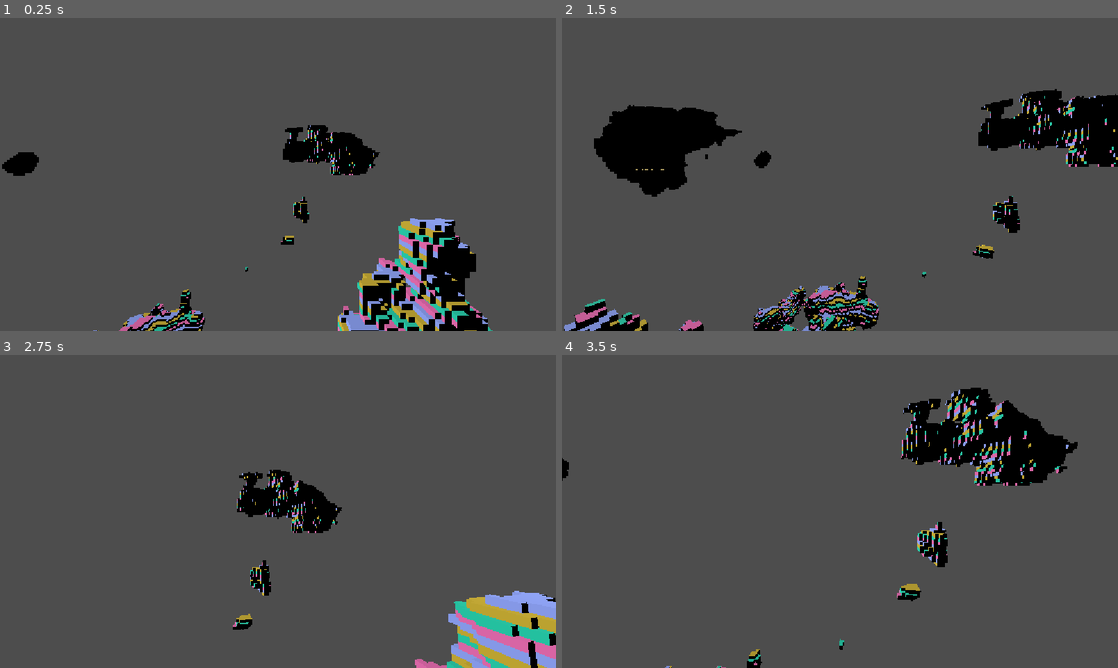
Above: before the commit, frames 1-4 (two rows, left to right).
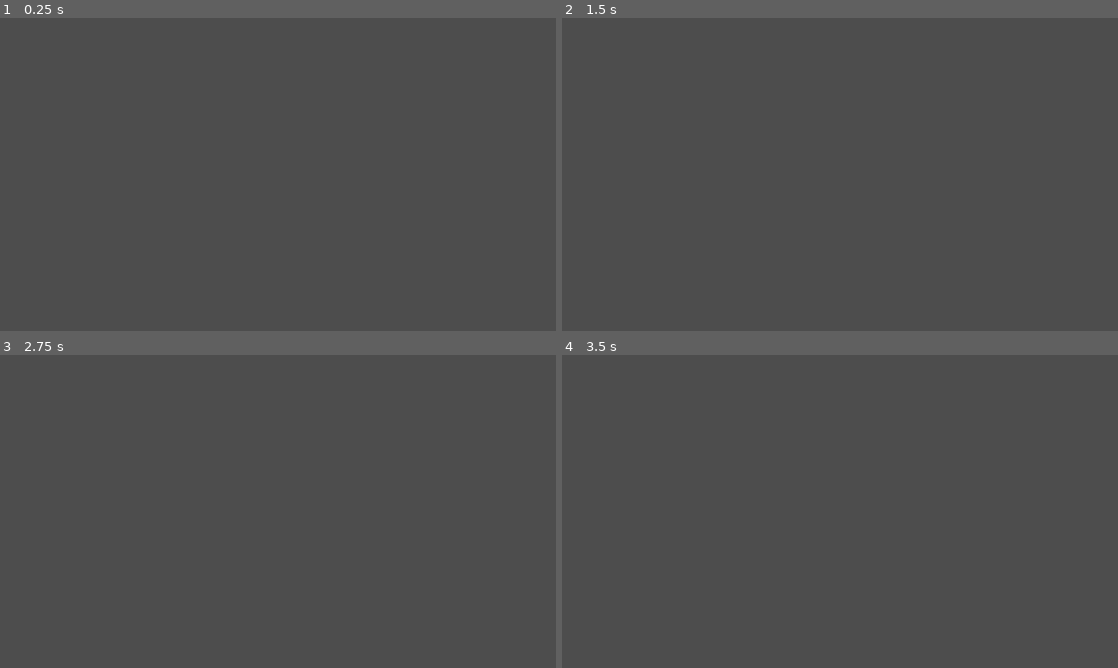
Above: after the commit, the same moments.

Repository: Joel-Paul/Game-like-Jam-10
Game: Godot game, scene res://scenes/world/world.tscn
Same seed, same stepped clock (60 frames per second), same inputs: the game is played once before the commit and once after it.
Inputs (mouse positions are in pixels of both pictures, inside the frame that each line leads up to):
- Up to frame 1 (0.25 s): no input
- Up to frame 2 (1.5 s): tap Enter (ui_accept) at 0.5, 0.77 s; move the mouse to (867, 174) at 0.52 s; hold Up (ui_up) from 0.53 s (still down); tap F (fly) at 0.6, 1.35 s; move the mouse to (812, 174) at 1.27 s
- Up to frame 3 (2.75 s): keep holding Up (ui_up); tap Enter (ui_accept) at 1.52 s; move the mouse to (289, 505) at 2.02 s; tap F (fly) at 2.1 s
- Up to frame 4 (3.5 s): keep holding Up (ui_up); move the mouse to (834, 517) at 2.77 s; tap F (fly) at 2.85 s; tap Enter (ui_accept) at 3.02 s

The runs differ from the first frame. In frame 1, 9.6% of the frame differs, in the area x 0-89%, y 34-100%; in frame 2, 13%, in the area x 0-100%, y 22-100%; in frame 3, 7.1%; in frame 4, 7.1%.

Commit message:
MakerTech: Chunking

Diff:
--- a/scenes/world/mesh_instance_3d.gd
+++ b/scenes/chunk/chunk.gd
@@ -1,7 +1,10 @@
-extends MeshInstance3D
+class_name Chunk
+extends StaticBody3D
 
 
 @export var mat: Material
+
+var voxels: Dictionary[Vector3, Color] = {}
 
 var surface_array: Array = []
 var vertices := PackedVector3Array()
@@ -48,20 +51,46 @@
 	Face.TOP: Color.GREEN,
 }
 
-@onready var collision_shape_3d: CollisionShape3D = $StaticBody3D/CollisionShape3D
+@onready var collision_shape_3d: CollisionShape3D = $CollisionShape3D
+@onready var mesh_instance_3d: MeshInstance3D = $MeshInstance3D
 
 
 func _ready() -> void:
 	surface_array.resize(Mesh.ARRAY_MAX)
+	mesh_instance_3d.mesh = ArrayMesh.new()
+	if voxels.is_empty():
+		return
+	commit_mesh()
 
 
-func generate_mesh(data: Dictionary[Vector3, Color]) -> void:
-	for pos in data:
-		var color = data[pos]
+func generate_data(chunk_size: int, max_height: int, noise: Noise, color_array: Array[Color]) -> void:
+	for x in range(chunk_size):
+		for z in range(chunk_size):
+			var global_pos = position + Vector3(x, 0, z)
+			var rand = ((noise.get_noise_2d(global_pos.x, global_pos.z) \
+					+ 0.5 * noise.get_noise_2d(global_pos.x * 2, global_pos.z * 2) \
+					+ 0.25 * noise.get_noise_2d(4 * global_pos.x, 4 * global_pos.z)) / 1.75 \
+					+ 1) \
+					/ 2
+			var rand_p = pow(rand, 2.1)
+			var height = max_height * rand_p
+
+			if height < position.y:
+				continue
+
+			var local_height = height - position.y
+			for y in range(min(local_height, chunk_size)):
+				voxels[Vector3(x, y, z)] = color_array[y % color_array.size()]
+
+
+func generate_mesh() -> void:
+	if voxels.is_empty():
+		return
+	for pos in voxels:
+		var color = voxels[pos]
 		for face in Face.values():
-			if not has_neighbour(data, face, pos):
+			if not has_neighbour(voxels, face, pos):
 				add_face(face, pos, color)
-	commit_mesh()
 
 
 func has_neighbour(data: Dictionary[Vector3, Color], face: Face, pos: Vector3) -> bool:
@@ -83,7 +112,7 @@
 	surface_array[Mesh.ARRAY_NORMAL] = normals
 	surface_array[Mesh.ARRAY_COLOR] = colors
 
-	(mesh as ArrayMesh).add_surface_from_arrays(Mesh.PRIMITIVE_TRIANGLES, surface_array)
-	mesh.surface_set_material(0, mat)
+	(mesh_instance_3d.mesh as ArrayMesh).add_surface_from_arrays(Mesh.PRIMITIVE_TRIANGLES, surface_array)
+	mesh_instance_3d.mesh.surface_set_material(0, mat)
 
-	collision_shape_3d.shape = mesh.create_trimesh_shape()
+	collision_shape_3d.shape = mesh_instance_3d.mesh.create_trimesh_shape()
--- /dev/null
+++ b/scenes/chunk/chunk.tscn
@@ -0,0 +1,14 @@
+[gd_scene format=3 uid="uid://du16hg66uur71"]
+
+[ext_resource type="Script" uid="uid://ce8l7tn8iw1uq" path="res://scenes/chunk/chunk.gd" id="1_cqrjn"]
+
+[sub_resource type="StandardMaterial3D" id="StandardMaterial3D_cqrjn"]
+vertex_color_use_as_albedo = true
+
+[node name="Chunk" type="StaticBody3D" unique_id=196773811]
+script = ExtResource("1_cqrjn")
+mat = SubResource("StandardMaterial3D_cqrjn")
+
+[node name="CollisionShape3D" type="CollisionShape3D" parent="." unique_id=700692623]
+
+[node name="MeshInstance3D" type="MeshInstance3D" parent="." unique_id=2145607109]
--- /dev/null
+++ b/scenes/chunk_manager/chunk_manager.gd
@@ -0,0 +1,46 @@
+class_name ChunkManager
+extends Node
+
+
+const CHUNK = preload("uid://du16hg66uur71")
+
+@export var colors: Array[Color]
+@export var dimensions := Vector3i(128, 64, 128)
+@export var chunk_size: int = 32
+@export var noise_seed: int = 0
+
+var random := FastNoiseLite.new()
+var number_of_chunks: Vector3
+
+var loading_threads: Array[Thread] = [Thread.new(), Thread.new(), Thread.new(), Thread.new()]
+
+
+func _ready() -> void:
+	random.noise_type = FastNoiseLite.TYPE_SIMPLEX
+	random.frequency = 0.003
+	random.seed = noise_seed
+
+	@warning_ignore("integer_division")
+	number_of_chunks = dimensions / chunk_size
+
+	loading_threads[0].start(generate_chunks.bind(Vector3(0, 0, 0)))
+	loading_threads[1].start(generate_chunks.bind(Vector3(dimensions.x / 2.0, 0, 0)))
+	loading_threads[2].start(generate_chunks.bind(Vector3(0, 0, dimensions.z / 2.0)))
+	loading_threads[3].start(generate_chunks.bind(Vector3(dimensions.x / 2.0, 0, dimensions.z / 2.0)))
+
+
+func generate_chunks(pos: Vector3) -> void:
+	var chunks: Vector3 = number_of_chunks / 2
+	for x in range(chunks.x):
+		for z in range(chunks.z):
+			for y in range(number_of_chunks.y):
+				var chunk: Chunk = CHUNK.instantiate()
+				chunk.position = Vector3(x, y, z) * chunk_size + pos
+				chunk.generate_data(chunk_size, dimensions.y, random, colors)
+				chunk.generate_mesh()
+				call_deferred("add_child", chunk)
+
+
+func _exit_tree() -> void:
+	for thread in loading_threads:
+		thread.wait_to_finish()
--- /dev/null
+++ b/scenes/chunk_manager/chunk_manager.tscn
@@ -0,0 +1,7 @@
+[gd_scene format=3 uid="uid://cwu7vuyj8a2bt"]
+
+[ext_resource type="Script" uid="uid://24iemb57mayk" path="res://scenes/chunk_manager/chunk_manager.gd" id="1_527lp"]
+
+[node name="ChunkManager" type="Node" unique_id=1640746953]
+script = ExtResource("1_527lp")
+dimensions = Vector3i(256, 64, 256)
--- a/scenes/world/world.gd
+++ b/scenes/world/world.gd
@@ -1,36 +1,12 @@
 extends Node3D
 
 
-@export var world_size := Vector3(16, 16, 16)
-@export_range(-1, 1) var cut_off: float = 0.5
-@export var colors: Array[Color]
-
-var cubes: int = 0
 var data: Dictionary[Vector3, Color] = {}
-
-@onready var mesh_instance_3d: MeshInstance3D = $MeshInstance3D
 
 
 func _ready() -> void:
-	Performance.add_custom_monitor("game/cubes", func(): return cubes)
+	Performance.add_custom_monitor("game/cubes", func(): return data.keys().size())
 	Input.mouse_mode = Input.MOUSE_MODE_CAPTURED
-
-	var start_time = Time.get_ticks_usec()
-
-	var random_generator := FastNoiseLite.new()
-	for x in range(world_size.x):
-		for z in range(world_size.z):
-			for y in range(world_size.y):
-				var random = random_generator.get_noise_3d(x, y, z)
-				if random > cut_off:
-					var pos := Vector3(x, y, z) - world_size / 2
-					data[pos] = colors[y % colors.size()]
-
-	var end_time = Time.get_ticks_usec()
-	var gen_time = (end_time - start_time) / 1000000.0
-	print_debug("Blocks in world: %s\n Gen Time: %s" % [cubes, gen_time])
-
-	mesh_instance_3d.generate_mesh(data)
 
 
 func _unhandled_input(event: InputEvent) -> void:
--- a/scenes/world/world.tscn
+++ b/scenes/world/world.tscn
@@ -2,17 +2,10 @@
 
 [ext_resource type="Script" uid="uid://bgve11c3cebmn" path="res://scenes/world/world.gd" id="1_sl2e5"]
 [ext_resource type="PackedScene" uid="uid://cpb0ikgfoa0rd" path="res://scenes/player/player.tscn" id="2_1fp7r"]
-[ext_resource type="Script" uid="uid://ce8l7tn8iw1uq" path="res://scenes/world/mesh_instance_3d.gd" id="3_1fp7r"]
-
-[sub_resource type="ArrayMesh" id="ArrayMesh_rxyi6"]
-
-[sub_resource type="StandardMaterial3D" id="StandardMaterial3D_8afob"]
-vertex_color_use_as_albedo = true
+[ext_resource type="PackedScene" uid="uid://cwu7vuyj8a2bt" path="res://scenes/chunk_manager/chunk_manager.tscn" id="3_1fp7r"]
 
 [node name="World" type="Node3D" unique_id=1276647829]
 script = ExtResource("1_sl2e5")
-world_size = Vector3(256, 128, 256)
-colors = Array[Color]([Color(0.943565, 0.42748943, 0.7149704, 1), Color(0.11083198, 0.83671683, 0.69336957, 1), Color(0.81697804, 0.7039995, 0.18230799, 1), Color(0.5752806, 0.66079146, 1, 1)])
 
 [node name="Camera3D" type="Camera3D" parent="." unique_id=750550213]
 transform = Transform3D(0.70710677, -0.49999997, 0.49999997, 0, 0.70710677, 0.70710677, -0.70710677, -0.49999997, 0.49999997, 42, 16, 42)
@@ -23,11 +16,5 @@
 [node name="Player" parent="." unique_id=1832668561 instance=ExtResource("2_1fp7r")]
 transform = Transform3D(1, 0, 0, 0, 1, 0, 0, 0, 1, 0, 40, 0)
 
-[node name="MeshInstance3D" type="MeshInstance3D" parent="." unique_id=1123802514]
-mesh = SubResource("ArrayMesh_rxyi6")
-script = ExtResource("3_1fp7r")
-mat = SubResource("StandardMaterial3D_8afob")
-
-[node name="StaticBody3D" type="StaticBody3D" parent="MeshInstance3D" unique_id=1617846421]
-
-[node name="CollisionShape3D" type="CollisionShape3D" parent="MeshInstance3D/StaticBody3D" unique_id=380262934]
+[node name="ChunkManager" parent="." unique_id=1640746953 instance=ExtResource("3_1fp7r")]
+colors = Array[Color]([Color(0.2626658, 0.5090628, 0.18435952, 1), Color(0.44697082, 0.38466272, 0.19413257, 1), Color(0.39074984, 0.23009604, 0.23106334, 1), Color(0.28157654, 0.14906144, 0.34701583, 1)])
Renamed: scenes/world/mesh_instance_3d.gd.uid -> scenes/chunk/chunk.gd.uid
Not shown, added: scenes/chunk_manager/chunk_manager.gd.uid
